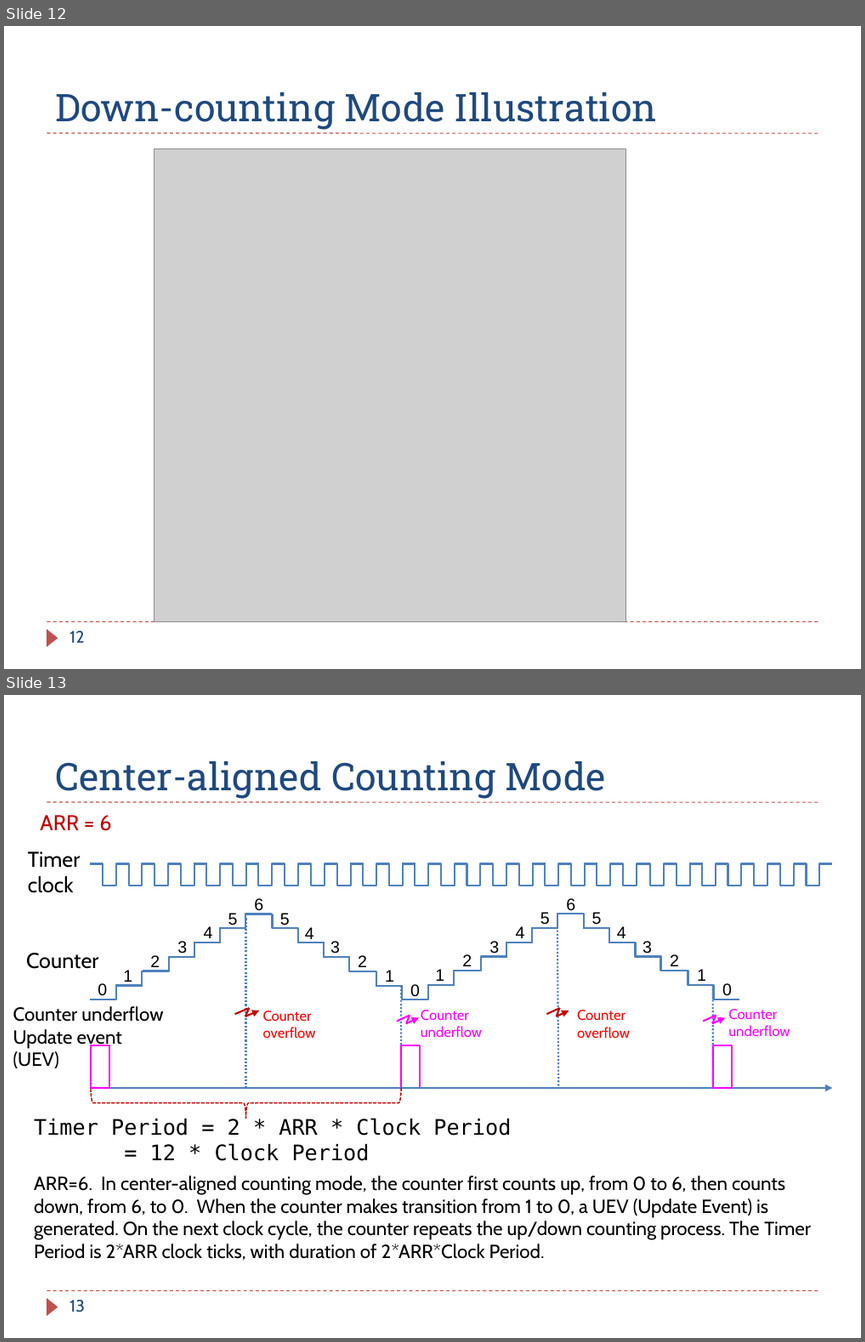
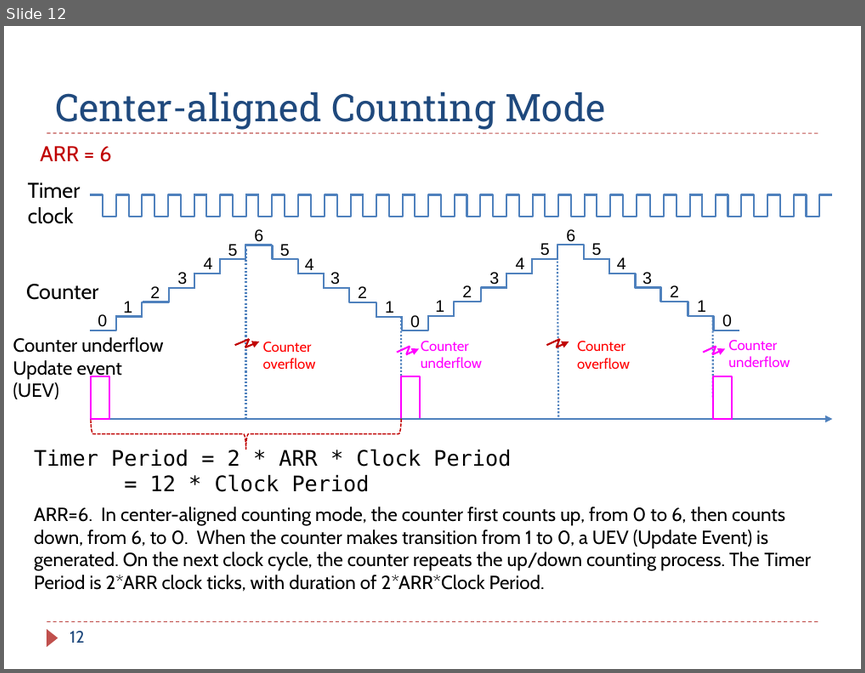
Before and after one commit to guhofstra/CSC111Fa25, a slide deck: PPTs/Ch16_Timer_PWM.pptx. Shown one above the other, each under a label of ours: slides 12 and 13 before the commit, slide 12 after it. The pictures are 865x1342 and 865x673 pixels, drawn with LibreOffice and Linux fonts; fonts in the diff are those of the drawing; grey boxes stand for pictures. Boxes give left, top, right and bottom in pixels: in the first picture for what was removed or moved away, otherwise in the second. Text is boxed around its words. In the diff, an @@ line names an element or a change of style, - is before the commit and + after.

```diff
--- a/PPTs/Ch16_Timer_PWM.pptx
+++ b/PPTs/Ch16_Timer_PWM.pptx
@@ slide 12 removed at [4,26,861,669], background #FFFFFF; not listed: 3 template elements that a slide beside it also shows @@
@@ title removed at [55,92,657,130] @@
-Down-counting Mode Illustration
@@ picture removed at [154,149,625,622] @@
@@ page number removed at [69,630,84,642] @@
-12
@@ what was slide 13 is now slide 12 @@
@@ page number at [69,630,84,642]: text changed @@
-13
+12
```
Also in this commit, not shown: 2 slides added, 9 other files.
